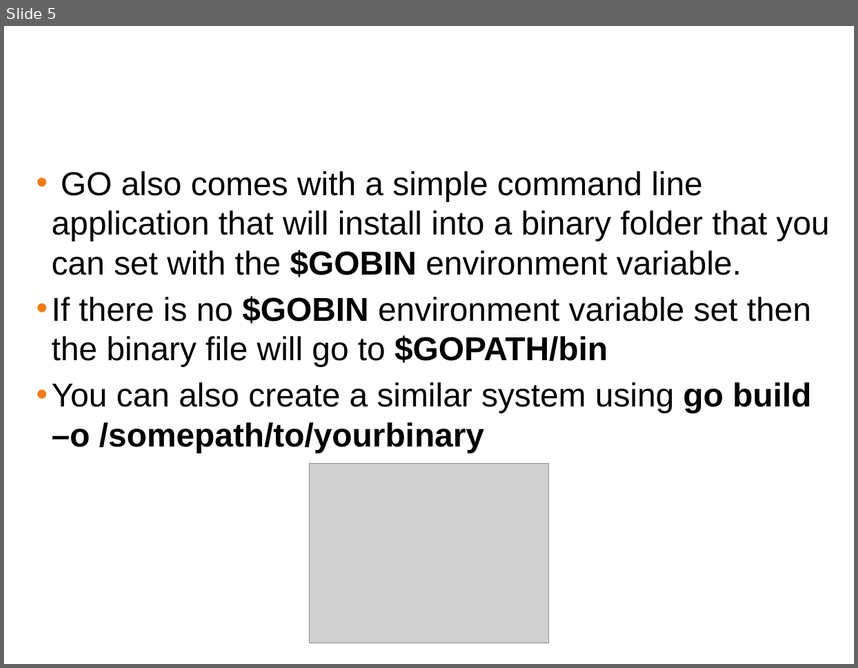
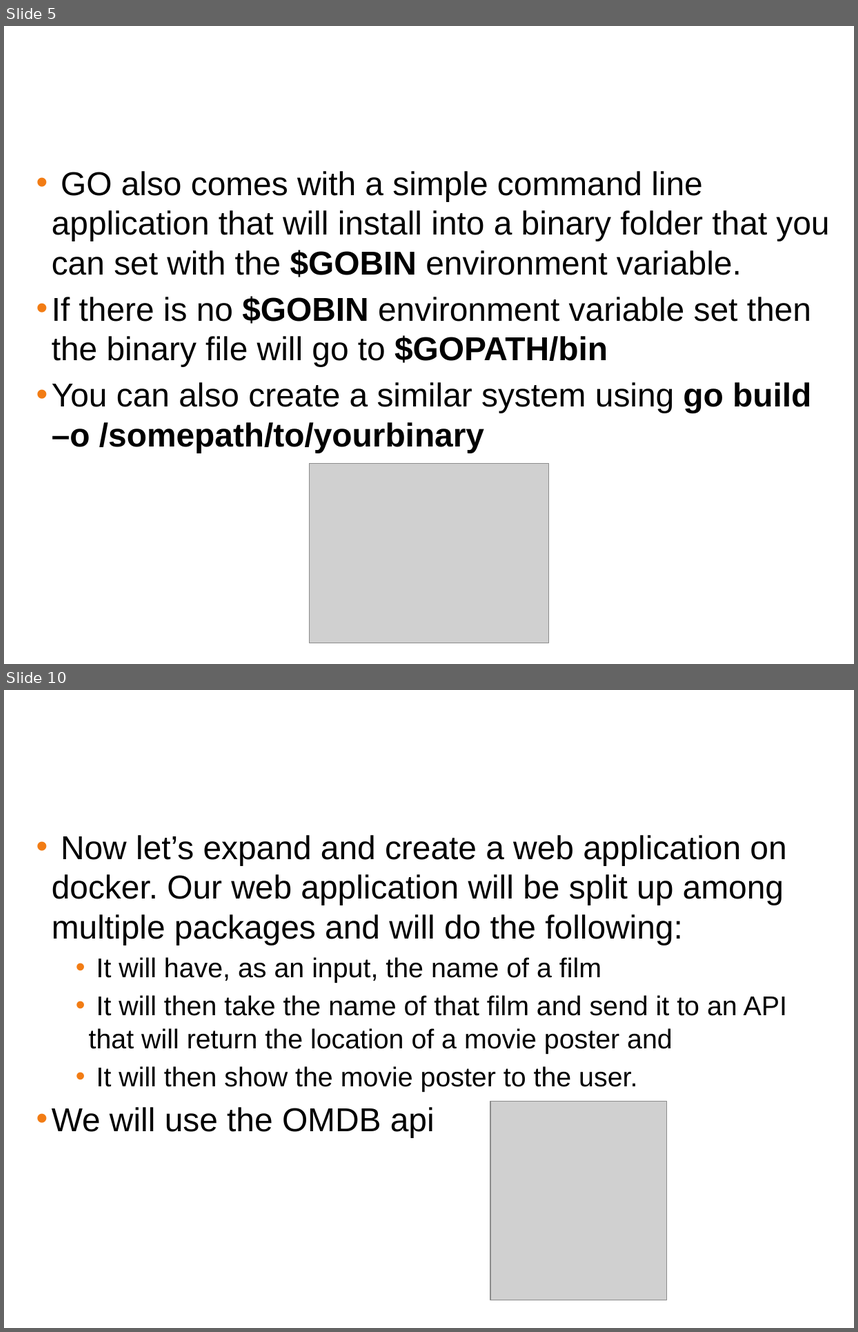
Before and after one commit to ferninphilly/golang_vmware, a slide deck: Module_5/presentations/module_5_presentation.pptx. Shown one above the other, each under a label of ours: slide 5 before the commit, slides 5 and 10 after it; the slides between them are not shown. The pictures are 858x668 and 858x1332 pixels, drawn with LibreOffice and Linux fonts; fonts in the diff are those of the drawing; grey boxes stand for pictures; background and template pictures are left out. Boxes give left, top, right and bottom in pixels: in the first picture for what was removed or moved away, otherwise in the second. Text is boxed around its words. In the diff, an @@ line names an element or a change of style, - is before the commit and + after.

```diff
--- a/Module_5/presentations/module_5_presentation.pptx
+++ b/Module_5/presentations/module_5_presentation.pptx
@@ slide 10 added at bbox=[4, 690, 854, 1328], background #FFFFFF @@
@@ title added at bbox=[11, 704, 846, 767], 38 pt, text #FFFFFF @@
+Web application
@@ text added at bbox=[52, 835, 787, 1137], 23 pt, text #000000 @@
+• Now let’s expand and create a web application on docker. Our web application will be split up among multiple packages and will do the following:
+  • It will have, as an input, the name of a film
+  • It will then take the name of that film and send it to an API that will return the location of a movie poster and
+  • It will then show the movie poster to the user.
+• We will use the OMDB api
@@ picture added at bbox=[490, 1101, 666, 1299] @@
```
Also in this commit, not shown: 1 slide changed, 6 other slides added, 1 slide removed, 1 other file.
